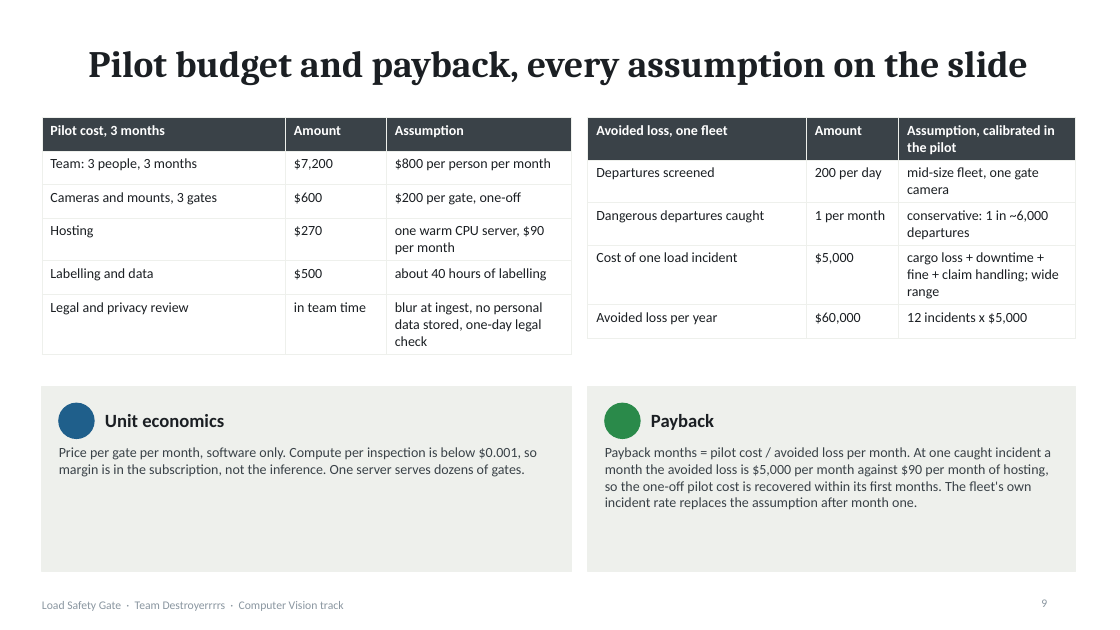
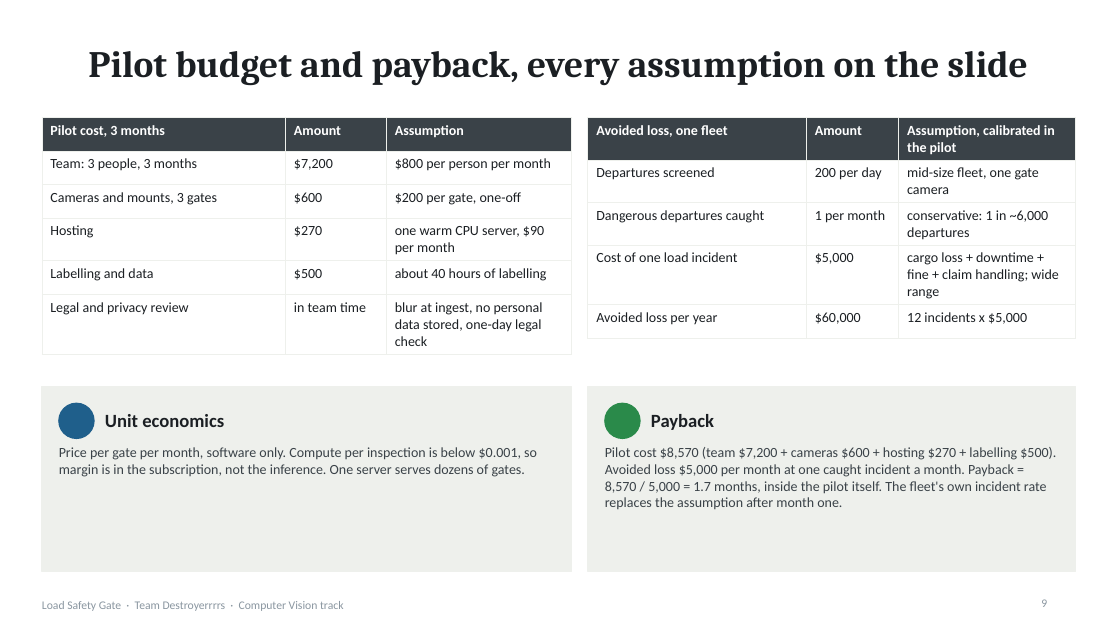
Before and after one commit to Winner-121/Destroyerrrrs_Final_Stage, a slide deck: slide 9 of deck/LoadSafetyGate_deck.pptx. Drawn at 1120x630 pixels with LibreOffice and Linux fonts; fonts in the diff are those of the drawing. Boxes give left, top, right and bottom in pixels: in the first picture for what was removed or moved away, otherwise in the second. Text is boxed around its words. In the diff, an @@ line names an element or a change of style, - is before the commit and + after.

```diff
--- a/deck/LoadSafetyGate_deck.pptx
+++ b/deck/LoadSafetyGate_deck.pptx
@@ text at (605,447,1056,509): text changed @@
-Payback months = pilot cost / avoided loss per month. At one caught incident a month the avoided loss is $5,000 per month against $90 per month of hosting, so the one-off pilot cost is recovered within its first months. The fleet's own incident rate replaces the assumption after month one.
+Pilot cost $8,570 (team $7,200 + cameras $600 + hosting $270 + labelling $500). Avoided loss $5,000 per month at one caught incident a month. Payback = 8,570 / 5,000 = 1.7 months, inside the pilot itself. The fleet's own incident rate replaces the assumption after month one.
```
Also in this commit, not shown: 2 other files.
